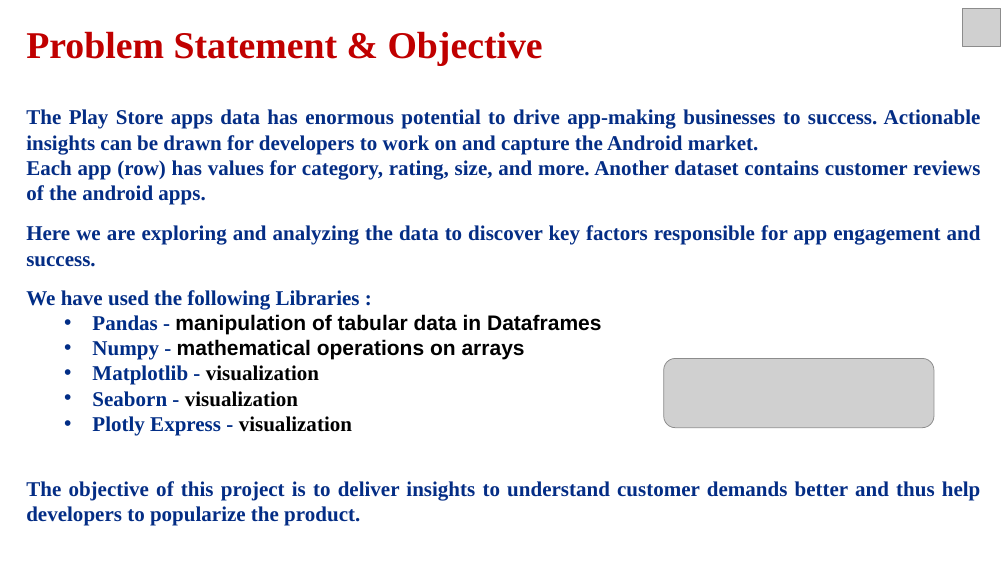
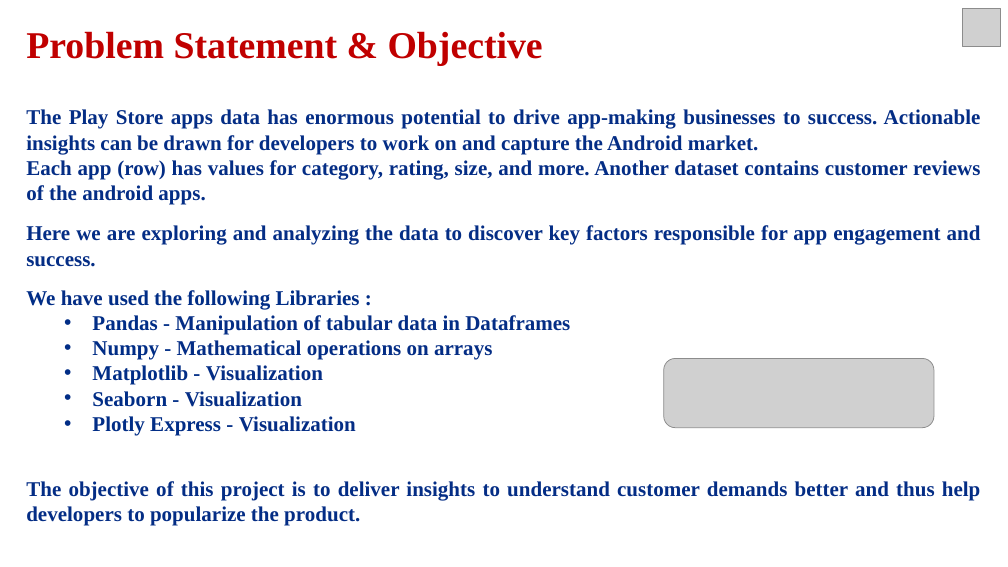
Before and after one commit to vivek16pawar/EDA-CAPSTONE, a slide deck: slide 3 of EDA_Presentation.pptx. Drawn at 1008x567 pixels with LibreOffice and Linux fonts; fonts in the diff are those of the drawing; grey boxes stand for pictures. Boxes give left, top, right and bottom in pixels: in the first picture for what was removed or moved away, otherwise in the second. Text is boxed around its words. In the diff, an @@ line names an element or a change of style, - is before the commit and + after.

Commit message:
Presentation Slides

```diff
--- a/EDA_Presentation.pptx
+++ b/EDA_Presentation.pptx
@@ text at [92, 315, 570, 435]: text changed; text colour #000000 to #042D85 @@
-  • Pandas - manipulation of tabular data in Dataframes
-  • Numpy - mathematical operations on arrays
-  • Matplotlib - visualization
-  • Seaborn - visualization
-  • Plotly Express - visualization
+  • Pandas - Manipulation of tabular data in Dataframes
+  • Numpy - Mathematical operations on arrays
+  • Matplotlib - Visualization
+  • Seaborn - Visualization
+  • Plotly Express - Visualization
```
